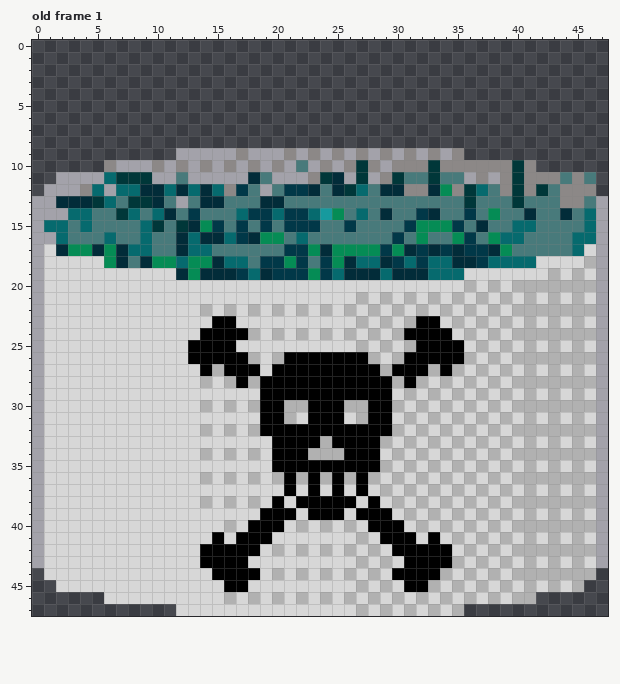
Pixel-art file, stored at aesprite/RatPoison.ase. The first picture shows the starting point.
48x48 pixels, 1 frame. Colours within 5 levels of each other are drawn and written as one. Shown: old frame 1. The commit also changed other frames, which this record leaves out.
New version:
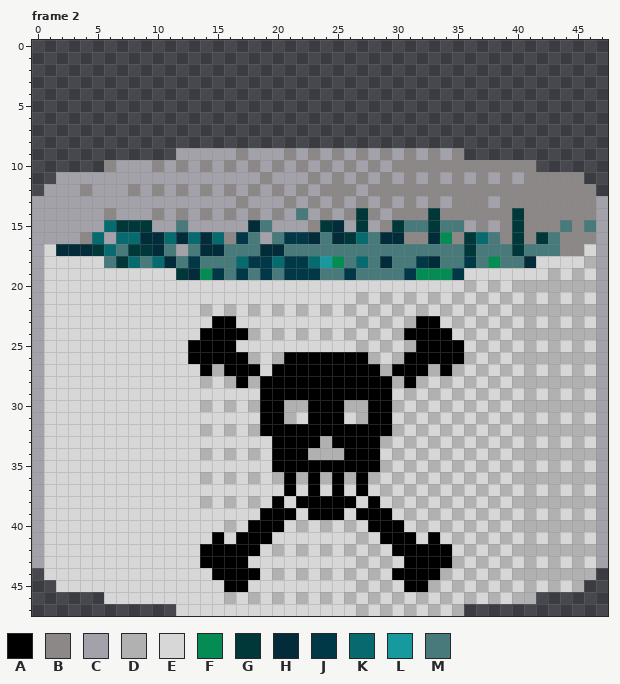
Palette (. is transparent): A #000000  B #8c8887  C #a3a2aa  D #b1b1b1  E #d7d7d7  F #058c55  G #003739  H #022c39  J #013848  K #066a6e  L #169a9e  M #487a7b
A new or re-ordered frame is compared with the old frame closest to it.
Log entry: Finalizing Poison behavior
Change:
frames 1 -> 3
layer "Layer 2" removed
layer "Layer 6" removed
layer "Layer 3" removed
Frame 2 is new; against old frame 1:
y 10: x 22 M -> B; x 27 G -> C; x 33 G -> B; x 40 G -> B
y 11: x 6..9 KGGG -> CCCC; x 12 M -> C; x 18..19 HM -> CB; x 24..25 GH -> CB; x 27 G -> B; x 30..35 GMMGMM -> CBCBCB; x 40 G -> C; x 44 M -> B; x 46 M -> .
y 12: x 5 K -> C; x 7..15 KKHHKHKHK -> CBCBCBCBC; x 17..18 JM -> CB; x 20..30 MJJHMHGKMHH -> BCBCBBBCBBB; x 33..34 HF -> BB; x 36..38 GKM -> BBB; x 40 G -> B; x 42..43 GM -> BB
y 13: x 2..11 HHHGKMGGHM -> CCCCCCCCCC; x 13..43 MHHMMMHHMMMMMMMMMMMMMMMGMMMGMMM -> CCCCBCCCBCBCBCBCBCBCBCBBBCBBBBB; x 46 M -> B
y 14: x 3..46 KKMMGKMKHMJMMMKJJKJJKLFMKMHMMJHMMJMFMMHMMHMK -> CCCBCCCBCBCBCBCBCBCMCBCBGBCBBBGBBBBBBGBBBBBB
y 15: x 1..43 KKMKMMMMKGMGHFJMJMJMJJJMMJMMMMJFFFJMHMMKKMM -> CCCCCKGGGCCMCCCCCHMCCCBGHCGCBGMMGMMCBCBGBBB; x 45..46 MK -> BM
y 16: x 2..11 KMMMKMMKMM -> CCBKCKKHHK; x 15..16 HK -> KB; x 18..23 HFFMKM -> MCMJJH; x 25..27 MMM -> HGK; x 29..42 MJMFMMFJMFKKMM -> HHBBHFBGKMBGBG; x 44..46 MKK -> BBB
y 17: x 3..10 FFHFHKKM -> HHGKMGGH; x 12..15 HKKM -> CMHH; x 19..40 MMJJFHFFFFJFHJHJHJJHFM -> HHMMMMMMMMMMMMMMMGMMMG; x 44..45 MK -> BB
y 18: x 6..16 FHMHFFKFFHK -> MGKMKHMJMMM; x 18 M -> J; x 20..21 JF -> KJ; x 23..24 MJ -> KL; x 26 H -> M; x 28 K -> M; x 30..31 JK -> MM; x 33..41 KKHHJKKKK -> HMMJMFMMH
y 19: x 12..16 HFHHH -> GHFJM; x 18..20 KHJ -> MJM; x 23..35 FJKHHHKHHHKKK -> JMMJMMMMJFFFJ
